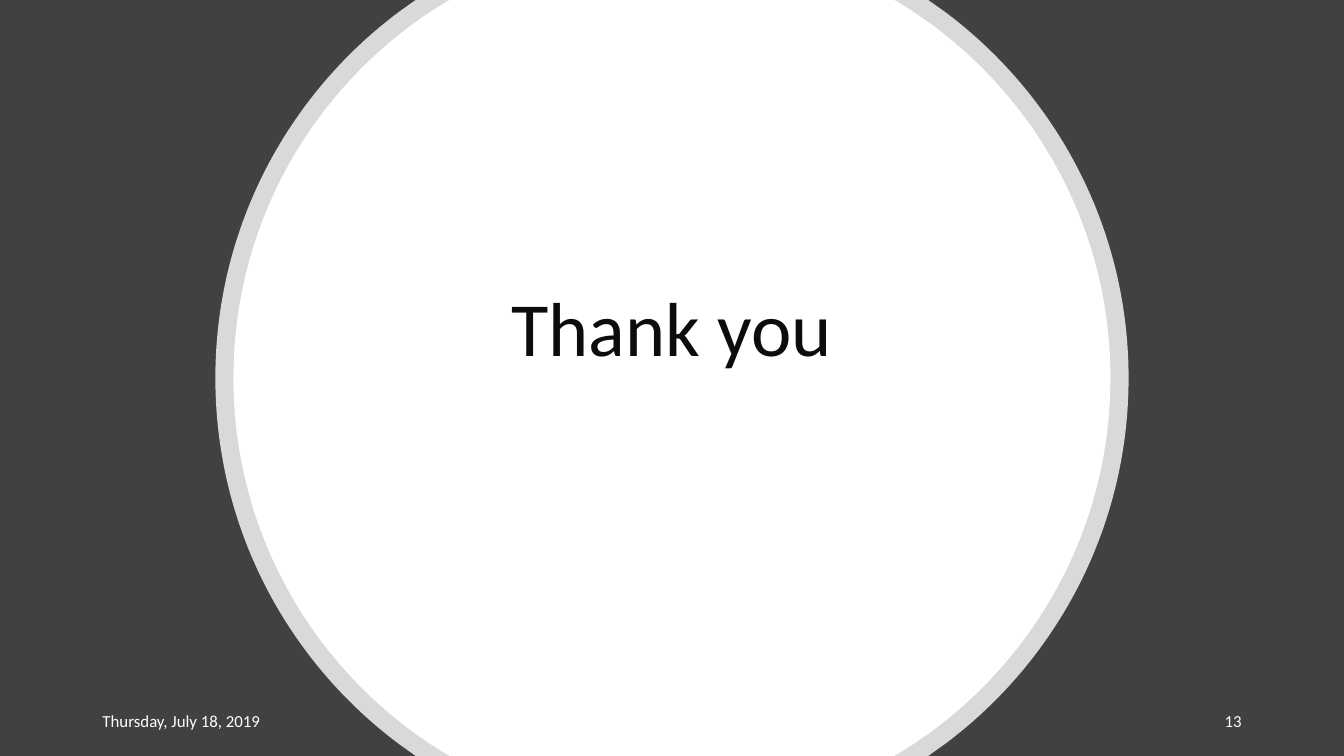
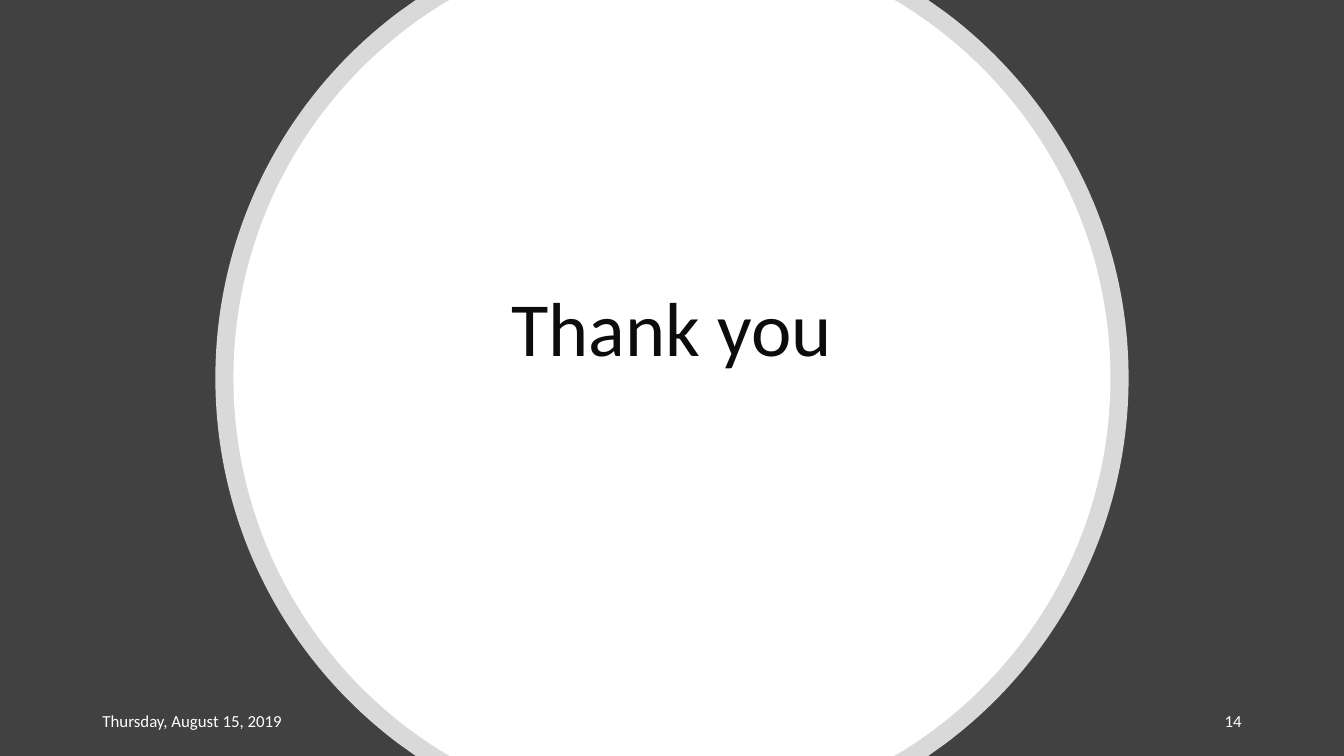
Before and after one commit to rpgwu/201902_Data-Science-Capstone_DATS_6501_10-, a slide deck: slide 14 of doc/Midterm.pptx (slide 13 before the commit). Drawn at 1344x756 pixels with LibreOffice and Linux fonts; fonts in the diff are those of the drawing. Boxes give left, top, right and bottom in pixels: in the first picture for what was removed or moved away, otherwise in the second. Text is boxed around its words. In the diff, an @@ line names an element or a change of style, - is before the commit and + after.

```diff
--- a/doc/Midterm.pptx
+++ b/doc/Midterm.pptx
@@ text at (x1=102, y1=715, x2=282, y2=730): text changed @@
-Thursday, July 18, 2019
+Thursday, August 15, 2019
@@ page number at (x1=1225, y1=716, x2=1242, y2=727): text changed @@
-13
+14
```
Also in this commit, not shown: 14 other slides changed, 1 slide added, 1 other file.
